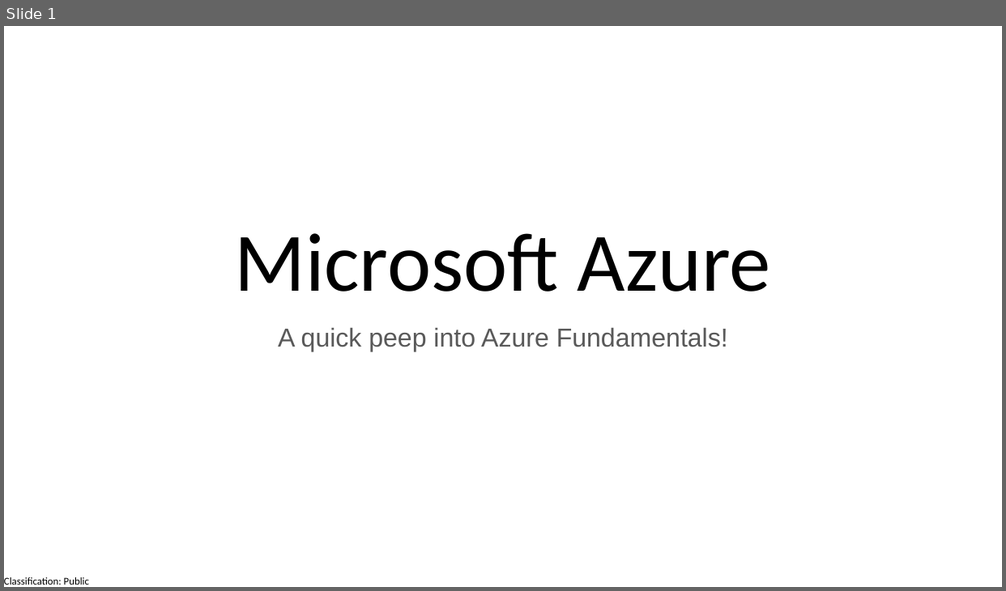
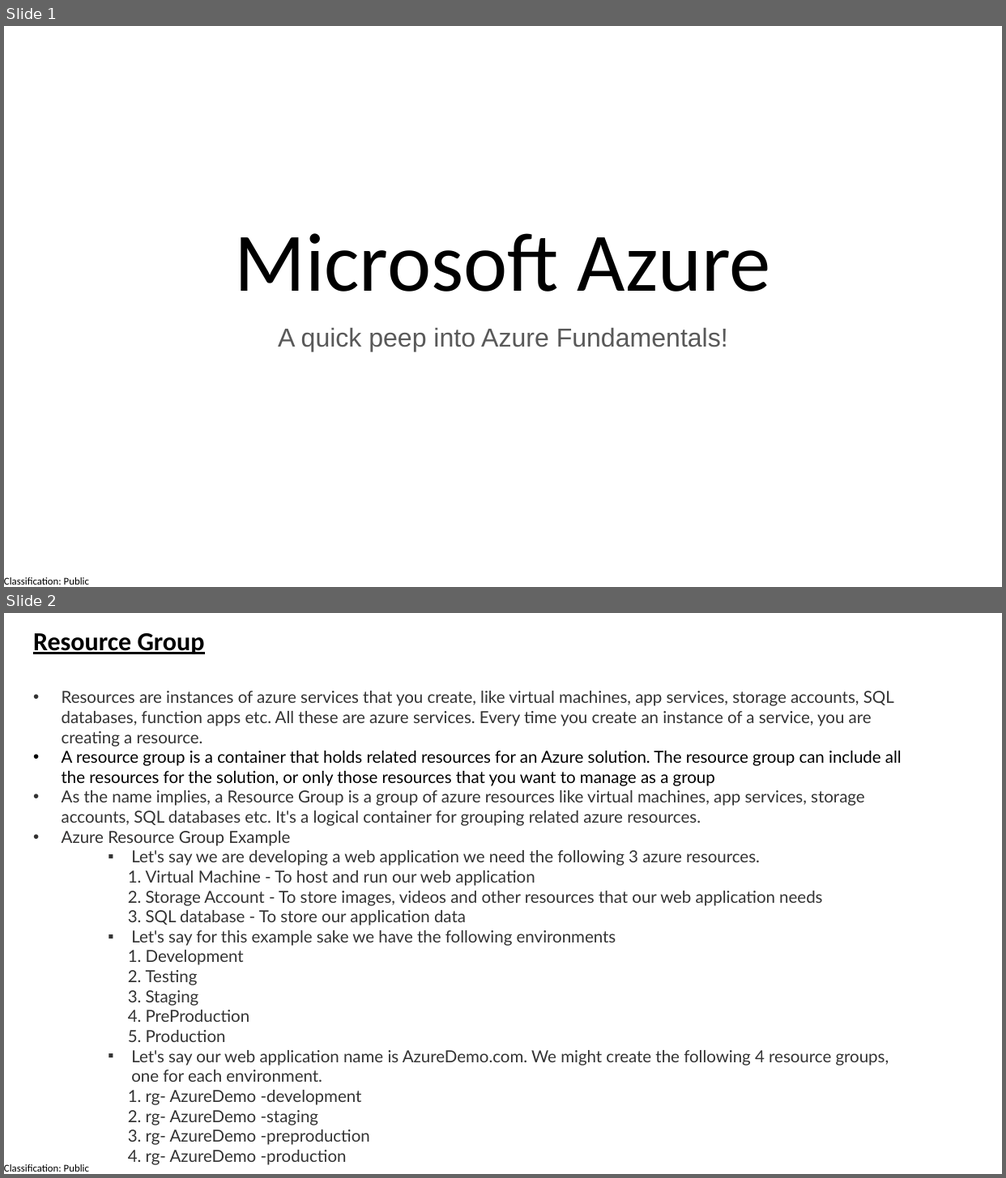
Before and after one commit to manaswiniray/Maersk.Azure.Practice, a slide deck: Microsoft Azure.pptx. Shown one above the other, each under a label of ours: slide 1 before the commit, slides 1 and 2 after it. The pictures are 1006x591 and 1006x1178 pixels, drawn with LibreOffice and Linux fonts; fonts in the diff are those of the drawing. Boxes give left, top, right and bottom in pixels: in the first picture for what was removed or moved away, otherwise in the second. Text is boxed around its words. In the diff, an @@ line names an element or a change of style, - is before the commit and + after.

```diff
--- a/Microsoft Azure.pptx
+++ b/Microsoft Azure.pptx
@@ slide 2 added at (4, 613, 1002, 1174), background #FFFFFF; not listed: 1 template element that a slide beside it also shows @@
@@ text added at (33, 633, 901, 1165), 16 pt, text #333333 @@
+Resource Group
+• Resources are instances of azure services that you create, like virtual machines, app services, storage accounts, SQL databases, function apps etc. All these are azure services. Every time you create an instance of a service, you are creating a resource.
+• A resource group is a container that holds related resources for an Azure solution. The resource group can include all the resources for the solution, or only those resources that you want to manage as a group
+• As the name implies, a Resource Group is a group of azure resources like virtual machines, app services, storage accounts, SQL databases etc. It's a logical container for grouping related azure resources.
+• Azure Resource Group Example
+    ▪ Let's say we are developing a web application we need the following 3 azure resources.
+      1. Virtual Machine - To host and run our web application
+      2. Storage Account - To store images, videos and other resources that our web application needs
+      3. SQL database - To store our application data
+    ▪ Let's say for this example sake we have the following environments
+      1. Development
+      2. Testing
+      3. Staging
+      4. PreProduction
+      5. Production
+    ▪ Let's say our web application name is AzureDemo.com. We might create the following 4 resource groups, one for each environment.
+      1. rg- AzureDemo -development
+      2. rg- AzureDemo -staging
+      3. rg- AzureDemo -preproduction
+      4. rg- AzureDemo -production
```
Also in this commit, not shown: 7 other slides added, 1 slide removed.
